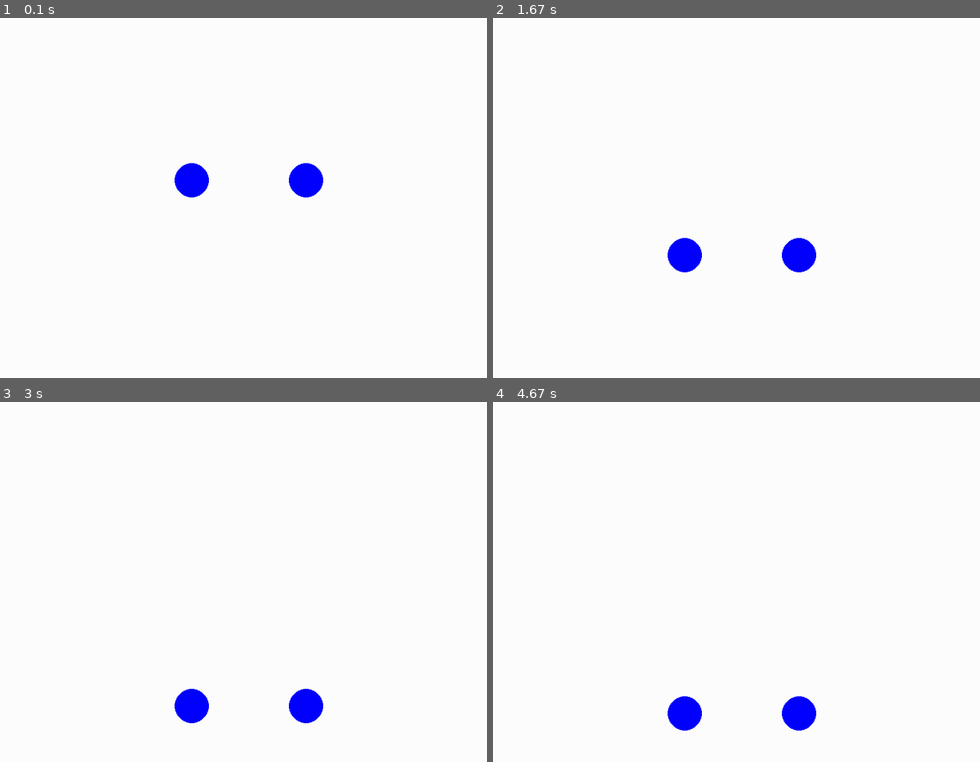
Above: before the commit, frames 1-4 (two rows, left to right).
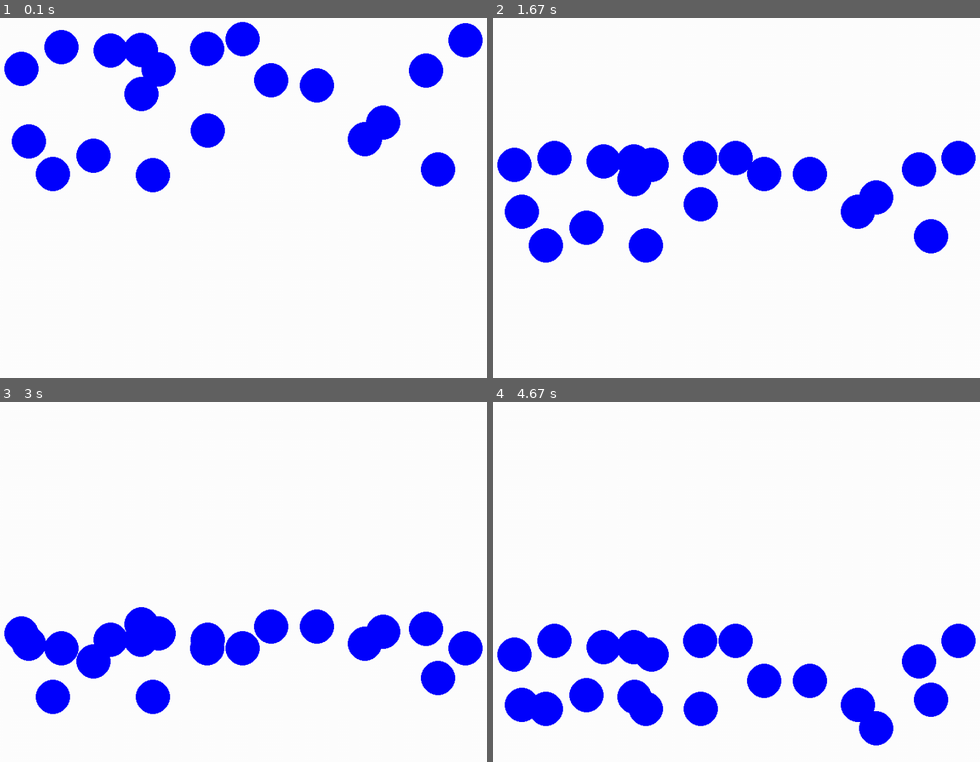
Above: after the commit, the same moments.

Repository: Sujal-Gaha/learn-python
Game: pygame game, started from pygame_projects/bouncing_ball.py
The game is run twice, just before and just after one commit, with the same random seed, the same clock (stepped at 60 frames per second) and the same inputs.
Inputs:
- Up to frame 1 (0.1 s): no input
- Up to frame 2 (1.67 s): no input
- Up to frame 3 (3 s): no input
- Up to frame 4 (4.67 s): no input

The runs differ from the first frame. In frame 1, 12% of the frame differs, in the area x 0-100%, y 1-50%; in frame 2, 11%; in frame 3, 10%; in frame 4, 11%.

Commit message:
made instances of balls using loops for experimentation purpose

Diff:
--- a/pygame_projects/bouncing_ball.py
+++ b/pygame_projects/bouncing_ball.py
@@ -1,14 +1,16 @@
 import pygame
+import random
 
 # Constants
 HEIGHT, WIDTH = 700, 1000
-BLUE = "#0000FF"
+RED,GREEN, BLUE = "#FF0000", "#00FF00", "#0000FF"
 WHITE = "#FFFFFF"
 BALL_RADIUS = 30
 BALL_INITIAL_VELOCITY = 0
 GRAVITY = 0.3
 BOUNCE_DAMPING = 0.8 # Set to 0.8 means that the ball conserves 80% of its energy
 FPS = 60
+BALL_COUNT = 20
 
 pygame.init()
 
@@ -23,6 +25,7 @@
         self.velocity = BALL_INITIAL_VELOCITY
         self.acceleration = GRAVITY
         self.radius = BALL_RADIUS
+        self.color = random.choice([RED, GREEN, BLUE])
 
     def update(self):
         self.y += self.velocity
@@ -40,8 +43,13 @@
     def draw(self):
         pygame.draw.circle(screen, BLUE, (self.x, self.y), self.radius, 0)
 
-ball_one = Ball((WIDTH - (0.2 * WIDTH)) // 2, HEIGHT //2)
-ball_two = Ball((WIDTH + (0.2 * WIDTH)) // 2, HEIGHT //2)
+balls = [
+     Ball(
+        x=random.randint(100, WIDTH - 100),
+        y=random.randint(100, HEIGHT // 2)
+    )
+    for _ in range(BALL_COUNT)
+]
 
 running = True
 while running:
@@ -51,11 +59,9 @@
 
     screen.fill(WHITE)
 
-    ball_one.update()
-    ball_two.update()
-
-    ball_one.draw()
-    ball_two.draw()
+    for ball in balls:
+        ball.update()
+        ball.draw()
 
     pygame.display.update()
     clock.tick(FPS)
